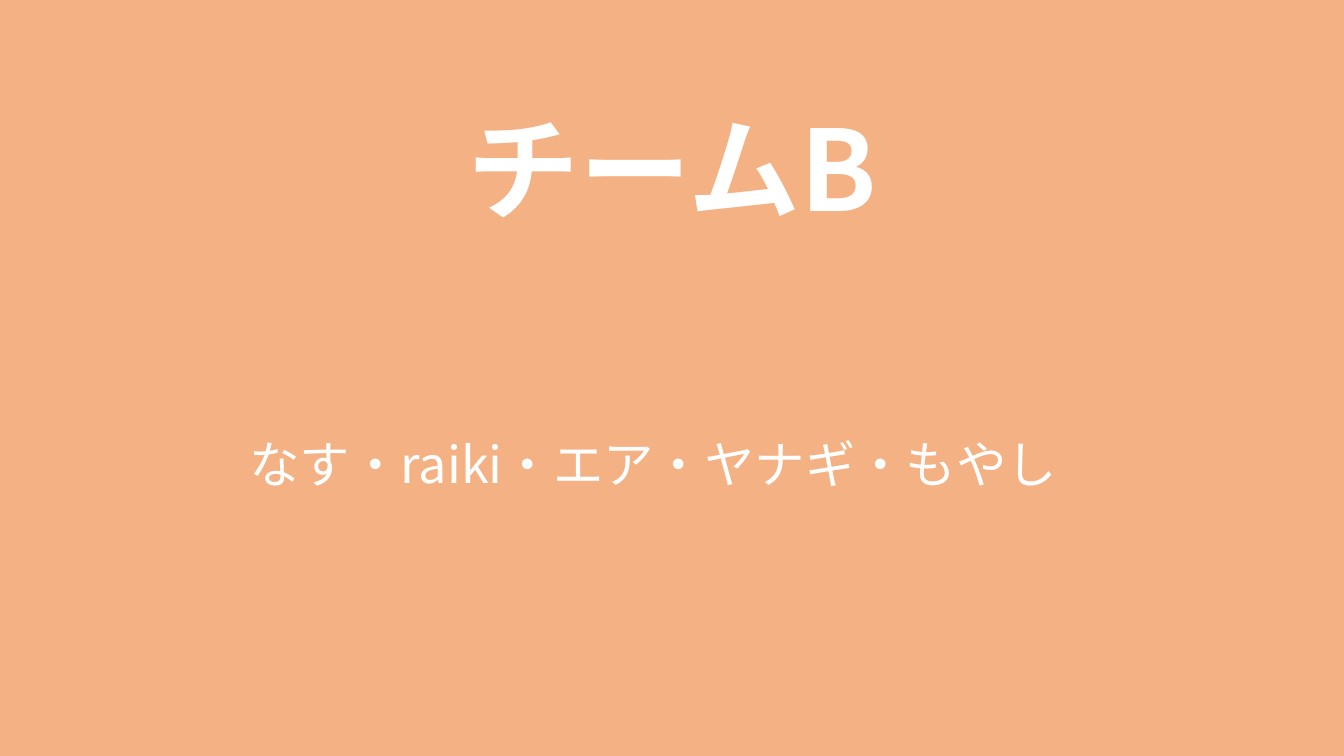
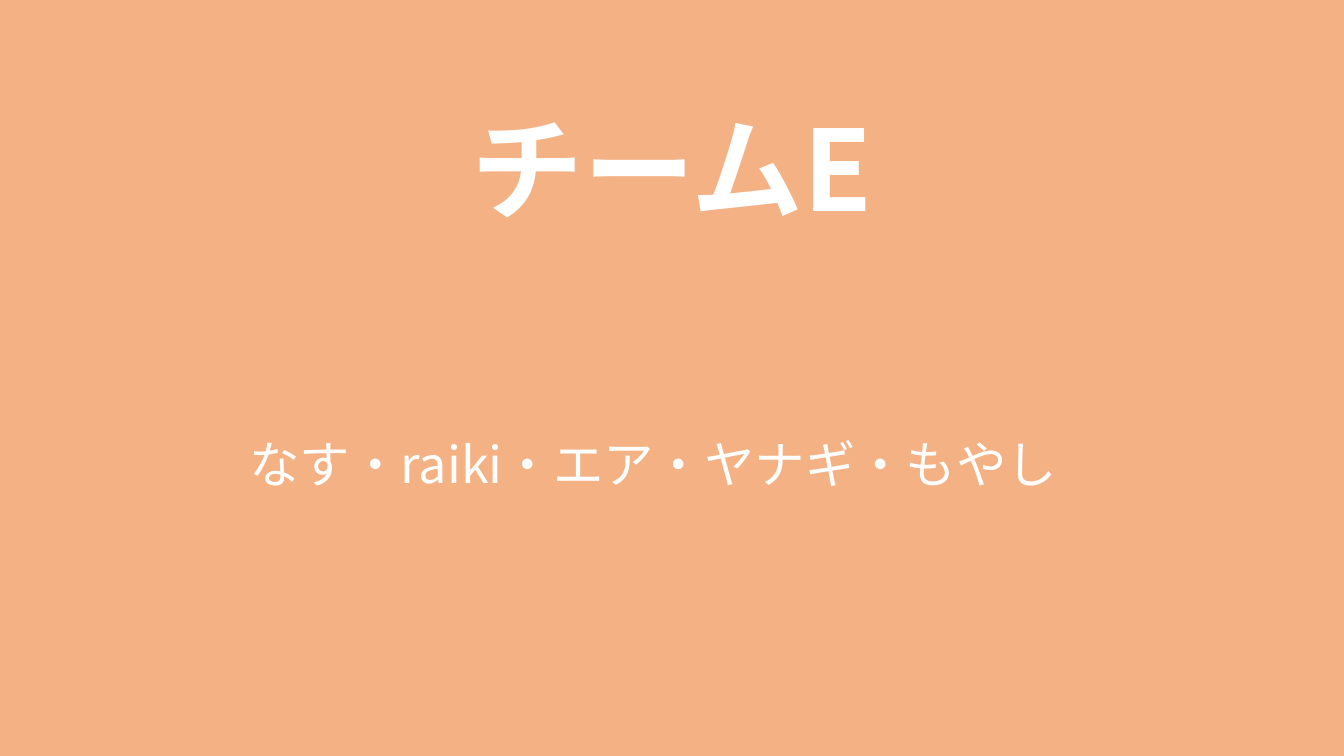
Before and after one commit to jack-app/Jackhack2019_management, a slide deck: slide 5 of チーム分け.pptx (slide 2 before the commit). Drawn at 1344x756 pixels with LibreOffice and Linux fonts; fonts in the diff are those of the drawing. Boxes give left, top, right and bottom in pixels: in the first picture for what was removed or moved away, otherwise in the second. Text is boxed around its words. In the diff, an @@ line names an element or a change of style, - is before the commit and + after.

```diff
--- a/チーム分け.pptx
+++ b/チーム分け.pptx
@@ title at (471, 122, 873, 217): text changed @@
-チームB
+チームE
```
Also in this commit, not shown: 4 other slides changed, 3 other files.
